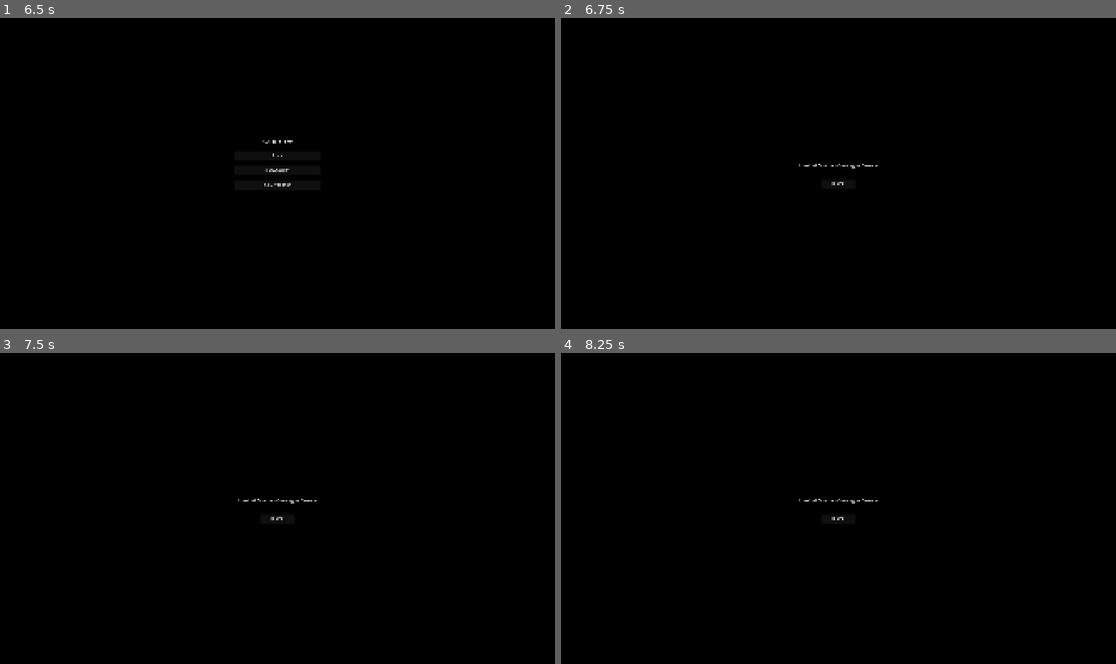
Above: before the commit, frames 1-4 (two rows, left to right).
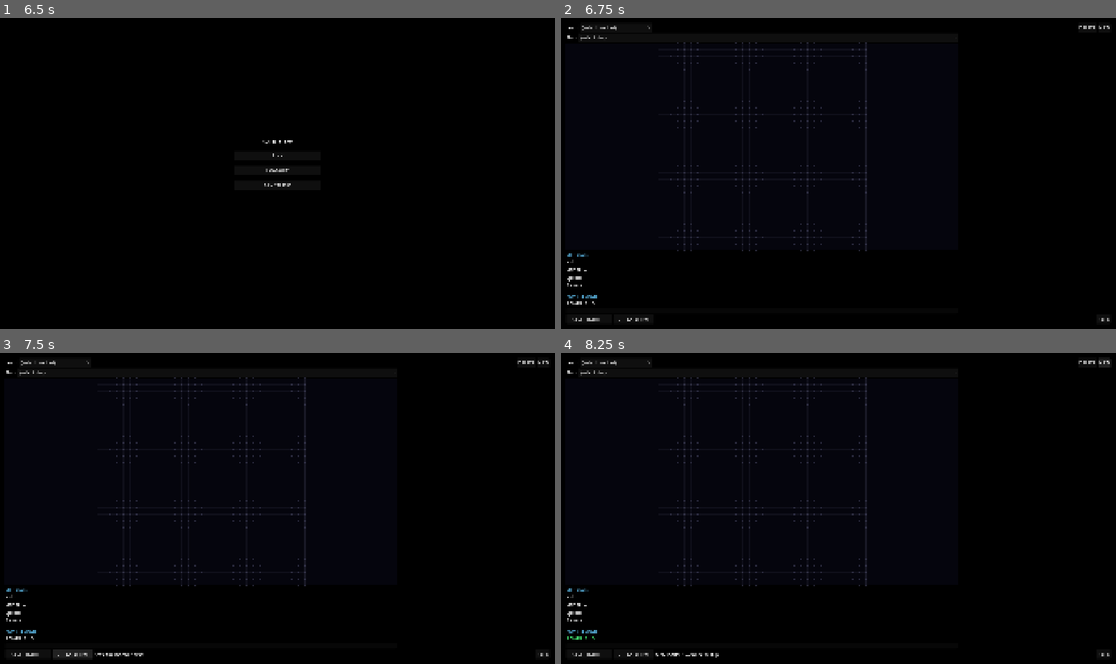
Above: after the commit, the same moments.

Repository: TISMND/synth-fleet
Game: Godot game, scene res://scenes/ui/main_menu.tscn
Same seed, same stepped clock (60 frames per second), same inputs: the game is played once before the commit and once after it.
Inputs (mouse positions are in pixels of both pictures, inside the frame that each line leads up to):
- Up to frame 1 (6.5 s): click "PLAY" at 0.5 s; click "BACK" at 1.25 s; click "PLAY" at 2 s; tap Enter at 2.75, 4.25, 5.75 s; move the mouse to (249, 235) at 2.77 s; click (249, 235) at 2.92 s; tap Space at 3.5, 5 s; move the mouse to (444, 220) at 3.52 s; click (444, 220) at 3.67 s; move the mouse to (111, 126) at 4.27 s; click (111, 126) at 4.42 s; move the mouse to (305, 173) at 5.02 s; click (305, 173) at 5.17 s; move the mouse to (194, 95) at 5.77 s; click (194, 95) at 5.92 s; tap M (return_to_menu) at 6.4 s
- Up to frame 2 (6.75 s): click "LOADOUT" at 6.5 s
- Up to frame 3 (7.5 s): click (72, 654) at 7.25 s, where only the run after the commit has a clickable "SET AS ACTIVE"
- Up to frame 4 (8.25 s): click (1104, 362) at 8 s, where only the run after the commit has a clickable "NEW"

Frame 1 is identical in both runs. In frame 2, 2.9% of the frame differs, in the area x 1-99%, y 2-98%; in frame 3, 3.2%; in frame 4, 3.0%.

Commit message:
Added a loadout screen but claude clearly misunderstood because it's awful. None of the core functionality. About to redo.

Diff:
--- a/scenes/ui/loadout_placeholder.tscn
+++ /dev/null
@@ -1,64 +0,0 @@
-[gd_scene load_steps=2 format=3 uid="uid://loadout_placeholder"]
-
-[sub_resource type="GDScript" id="1"]
-script/source = "extends Control
-
-func _ready() -> void:
-	$BackButton.pressed.connect(_on_back)
-
-func _on_back() -> void:
-	get_tree().change_scene_to_file(\"res://scenes/ui/main_menu.tscn\")
-
-func _input(event: InputEvent) -> void:
-	if event.is_action_pressed(\"return_to_menu\"):
-		_on_back()
-"
-
-[node name="LoadoutPlaceholder" type="Control"]
-layout_mode = 3
-anchors_preset = 15
-anchor_right = 1.0
-anchor_bottom = 1.0
-grow_horizontal = 2
-grow_vertical = 2
-script = SubResource("1")
-
-[node name="Background" type="ColorRect" parent="."]
-layout_mode = 1
-anchors_preset = 15
-anchor_right = 1.0
-anchor_bottom = 1.0
-grow_horizontal = 2
-grow_vertical = 2
-color = Color(0, 0, 0, 1)
-
-[node name="Label" type="Label" parent="."]
-layout_mode = 1
-anchors_preset = 8
-anchor_left = 0.5
-anchor_top = 0.5
-anchor_right = 0.5
-anchor_bottom = 0.5
-offset_left = -200.0
-offset_top = -40.0
-offset_right = 200.0
-offset_bottom = 0.0
-grow_horizontal = 2
-grow_vertical = 2
-text = "Loadout Screen - Coming in Phase 4"
-horizontal_alignment = 1
-
-[node name="BackButton" type="Button" parent="."]
-layout_mode = 1
-anchors_preset = 8
-anchor_left = 0.5
-anchor_top = 0.5
-anchor_right = 0.5
-anchor_bottom = 0.5
-offset_left = -60.0
-offset_top = 20.0
-offset_right = 60.0
-offset_bottom = 50.0
-grow_horizontal = 2
-grow_vertical = 2
-text = "BACK"
--- /dev/null
+++ b/scenes/ui/loadout_screen.tscn
@@ -0,0 +1,33 @@
+[gd_scene load_steps=2 format=3 uid="uid://loadout_screen"]
+
+[ext_resource type="Script" path="res://scripts/ui/loadout_screen.gd" id="1"]
+
+[node name="LoadoutScreen" type="Control"]
+layout_mode = 3
+anchors_preset = 15
+anchor_right = 1.0
+anchor_bottom = 1.0
+grow_horizontal = 2
+grow_vertical = 2
+
+[node name="Background" type="ColorRect" parent="."]
+layout_mode = 1
+anchors_preset = 15
+anchor_right = 1.0
+anchor_bottom = 1.0
+grow_horizontal = 2
+grow_vertical = 2
+color = Color(0, 0, 0, 1)
+
+[node name="Content" type="MarginContainer" parent="."]
+layout_mode = 1
+anchors_preset = 15
+anchor_right = 1.0
+anchor_bottom = 1.0
+grow_horizontal = 2
+grow_vertical = 2
+theme_override_constants/margin_left = 20
+theme_override_constants/margin_top = 20
+theme_override_constants/margin_right = 20
+theme_override_constants/margin_bottom = 20
+script = ExtResource("1")
--- /dev/null
+++ b/scripts/ui/loadout_screen.gd
@@ -0,0 +1,550 @@
+extends MarginContainer
+## Loadout Screen — select ship, assign weapons to hardpoints, manage power budget.
+
+# UI references
+var _load_button: OptionButton
+var _ship_selector: OptionButton
+var _canvas: ShipCanvas
+var _hull_label: Label
+var _shield_label: Label
+var _speed_label: Label
+var _generator_label: Label
+var _power_budget_label: Label
+var _power_bar: ProgressBar
+var _hardpoint_list: VBoxContainer
+var _status_label: Label
+var _save_button: Button
+var _set_active_button: Button
+var _delete_button: Button
+
+# State
+var _current_id: String = ""
+var _current_ship: ShipData = null
+var _weapon_ids: Array[String] = []
+var _weapon_cache: Dictionary = {}
+var _hp_weapon_selectors: Dictionary = {}
+var _hp_info_containers: Dictionary = {}
+
+
+func _ready() -> void:
+	_build_ui()
+	_cache_weapons()
+	_refresh_load_list()
+	_refresh_ship_list()
+
+
+func _cache_weapons() -> void:
+	_weapon_ids = WeaponDataManager.list_ids()
+	_weapon_cache.clear()
+	for wid in _weapon_ids:
+		var w: WeaponData = WeaponDataManager.load_by_id(wid)
+		if w:
+			_weapon_cache[wid] = w
+
+
+func _build_ui() -> void:
+	var root := VBoxContainer.new()
+	root.size_flags_horizontal = Control.SIZE_EXPAND_FILL
+	root.size_flags_vertical = Control.SIZE_EXPAND_FILL
+	add_child(root)
+
+	# Top bar — load/delete/new
+	var top_bar := HBoxContainer.new()
+	root.add_child(top_bar)
+
+	var load_label := Label.new()
+	load_label.text = "Load:"
+	top_bar.add_child(load_label)
+
+	_load_button = OptionButton.new()
+	_load_button.custom_minimum_size.x = 250
+	_load_button.item_selected.connect(_on_load_selected)
+	top_bar.add_child(_load_button)
+
+	var spacer := Control.new()
+	spacer.size_flags_horizontal = Control.SIZE_EXPAND_FILL
+	top_bar.add_child(spacer)
+
+	_delete_button = Button.new()
+	_delete_button.text = "DELETE"
+	_delete_button.pressed.connect(_on_delete)
+	top_bar.add_child(_delete_button)
+
+	var new_btn := Button.new()
+	new_btn.text = "NEW"
+	new_btn.pressed.connect(_on_new)
+	top_bar.add_child(new_btn)
+
+	# Main split
+	var split := HSplitContainer.new()
+	split.size_flags_vertical = Control.SIZE_EXPAND_FILL
+	split.split_offset = 420
+	root.add_child(split)
+
+	# Left panel
+	var left_vbox := VBoxContainer.new()
+	left_vbox.size_flags_horizontal = Control.SIZE_EXPAND_FILL
+	left_vbox.size_flags_vertical = Control.SIZE_EXPAND_FILL
+	split.add_child(left_vbox)
+
+	# Ship selector row
+	var ship_row := HBoxContainer.new()
+	left_vbox.add_child(ship_row)
+
+	var ship_label := Label.new()
+	ship_label.text = "Ship:"
+	ship_row.add_child(ship_label)
+
+	_ship_selector = OptionButton.new()
+	_ship_selector.size_flags_horizontal = Control.SIZE_EXPAND_FILL
+	_ship_selector.item_selected.connect(_on_ship_selected)
+	ship_row.add_child(_ship_selector)
+
+	# Ship canvas (read-only)
+	var canvas_panel := PanelContainer.new()
+	canvas_panel.size_flags_horizontal = Control.SIZE_EXPAND_FILL
+	canvas_panel.size_flags_vertical = Control.SIZE_EXPAND_FILL
+	left_vbox.add_child(canvas_panel)
+
+	_canvas = ShipCanvas.new()
+	_canvas.size_flags_horizontal = Control.SIZE_EXPAND_FILL
+	_canvas.size_flags_vertical = Control.SIZE_EXPAND_FILL
+	_canvas.mouse_filter = Control.MOUSE_FILTER_IGNORE
+	canvas_panel.add_child(_canvas)
+
+	# Ship stats section
+	_add_section_header(left_vbox, "SHIP STATS")
+
+	_hull_label = Label.new()
+	_hull_label.text = "Hull: —"
+	left_vbox.add_child(_hull_label)
+
+	_shield_label = Label.new()
+	_shield_label.text = "Shield: —"
+	left_vbox.add_child(_shield_label)
+
+	_speed_label = Label.new()
+	_speed_label.text = "Speed: —"
+	left_vbox.add_child(_speed_label)
+
+	_generator_label = Label.new()
+	_generator_label.text = "Generator: —"
+	left_vbox.add_child(_generator_label)
+
+	_add_separator(left_vbox)
+
+	# Power budget section
+	_add_section_header(left_vbox, "POWER BUDGET")
+
+	_power_budget_label = Label.new()
+	_power_budget_label.text = "POWER: 0 / 0"
+	left_vbox.add_child(_power_budget_label)
+
+	_power_bar = ProgressBar.new()
+	_power_bar.custom_minimum_size.y = 20
+	_power_bar.max_value = 1
+	_power_bar.value = 0
+	_power_bar.show_percentage = false
+	left_vbox.add_child(_power_bar)
+
+	# Right panel — hardpoint list
+	var right_scroll := ScrollContainer.new()
+	right_scroll.size_flags_horizontal = Control.SIZE_EXPAND_FILL
+	right_scroll.size_flags_vertical = Control.SIZE_EXPAND_FILL
+	right_scroll.horizontal_scroll_mode = ScrollContainer.SCROLL_MODE_DISABLED
+	split.add_child(right_scroll)
+
+	_hardpoint_list = VBoxContainer.new()
+	_hardpoint_list.size_flags_horizontal = Control.SIZE_EXPAND_FILL
+	right_scroll.add_child(_hardpoint_list)
+
+	# Bottom bar
+	var bottom_bar := HBoxContainer.new()
+	root.add_child(bottom_bar)
+
+	_save_button = Button.new()
+	_save_button.text = "SAVE LOADOUT"
+	_save_button.custom_minimum_size.x = 160
+	_save_button.pressed.connect(_on_save)
+	bottom_bar.add_child(_save_button)
+
+	_set_active_button = Button.new()
+	_set_active_button.text = "SET AS ACTIVE"
+	_set_active_button.custom_minimum_size.x = 140
+	_set_active_button.pressed.connect(_on_set_active)
+	bottom_bar.add_child(_set_active_button)
+
+	_status_label = Label.new()
+	_status_label.size_flags_horizontal = Control.SIZE_EXPAND_FILL
+	_status_label.text = ""
+	bottom_bar.add_child(_status_label)
+
+	var bottom_spacer := Control.new()
+	bottom_spacer.size_flags_horizontal = Control.SIZE_EXPAND_FILL
+	bottom_bar.add_child(bottom_spacer)
+
+	var back_btn := Button.new()
+	back_btn.text = "BACK"
+	back_btn.pressed.connect(_on_back)
+	bottom_bar.add_child(back_btn)
+
+
+# ── Ship Selection ───────────────────────────────────────────
+
+func _refresh_ship_list() -> void:
+	_ship_selector.clear()
+	_ship_selector.add_item("(select ship)")
+	var ids: Array[String] = ShipDataManager.list_ids()
+	for id in ids:
+		_ship_selector.add_item(id)
+
+
+func _on_ship_selected(idx: int) -> void:
+	if idx <= 0:
+		_current_ship = null
+		_canvas.set_lines([])
+		_canvas.set_hardpoints([])
+		_update_stats_display()
+		_rebuild_hardpoint_panel()
+		_update_power_budget()
+		return
+	var id: String = _ship_selector.get_item_text(idx)
+	var ship: ShipData = ShipDataManager.load_by_id(id)
+	if not ship:
+		_status_label.text = "Failed to load ship: " + id
+		return
+	_current_ship = ship
+	_update_ship_preview()
+	_update_stats_display()
+	_rebuild_hardpoint_panel()
+	_update_power_budget()
+
+
+func _update_ship_preview() -> void:
+	if not _current_ship:
+		return
+	_canvas.set_grid_size(_current_ship.grid_size)
+	_canvas.set_lines(_current_ship.lines.duplicate(true))
+	_canvas.set_hardpoints(_current_ship.hardpoints.duplicate(true))
+
+
+func _update_stats_display() -> void:
+	if not _current_ship:
+		_hull_label.text = "Hull: —"
+		_shield_label.text = "Shield: —"
+		_speed_label.text = "Speed: —"
+		_generator_label.text = "Generator: —"
+		return
+	var stats: Dictionary = _current_ship.stats
+	_hull_label.text = "Hull: " + str(int(stats.get("hull_max", 100)))
+	_shield_label.text = "Shield: " + str(int(stats.get("shield_max", 50)))
+	_speed_label.text = "Speed: " + str(int(stats.get("speed", 400)))
+	_generator_label.text = "Generator: " + str(int(stats.get("generator_power", 10)))
+
+
+# ── Hardpoint Panel ──────────────────────────────────────────
+
+func _rebuild_hardpoint_panel() -> void:
+	# Clear old children
+	for child in _hardpoint_list.get_children():
+		child.queue_free()
+	_hp_weapon_selectors.clear()
+	_hp_info_containers.clear()
+
+	if not _current_ship:
+		return
+
+	if _current_ship.hardpoints.size() == 0:
+		var no_hp_label := Label.new()
+		no_hp_label.text = "This ship has no hardpoints"
+		no_hp_label.add_theme_color_override("font_color", Color(0.6, 0.6, 0.6))
+		_hardpoint_list.add_child(no_hp_label)
+		return
+
+	_add_section_header(_hardpoint_list, "HARDPOINTS")
+
+	for hp in _current_ship.hardpoints:
+		var hp_id: String = str(hp.get("id", ""))
+		var hp_label_text: String = str(hp.get("label", hp_id))
+		var dir_deg: float = float(hp.get("direction_deg", 0.0))
+
+		# Selector row
+		var row := HBoxContainer.new()
+		_hardpoint_list.add_child(row)
+
+		var label := Label.new()
+		label.text = "[" + hp_id + "] " + hp_label_text + " (" + str(int(dir_deg)) + "°)"
+		label.custom_minimum_size.x = 160
+		row.add_child(label)
+
+		var selector := OptionButton.new()
+		selector.size_flags_horizontal = Control.SIZE_EXPAND_FILL
+		selector.add_item("(none)")
+		for wid in _weapon_ids:
+			var w: WeaponData = _weapon_cache.get(wid)
+			if w:
+				selector.add_item(w.id)
+			else:
+				selector.add_item(wid)
+		var bound_hp_id: String = hp_id
+		selector.item_selected.connect(func(sel_idx: int) -> void:
+			_on_weapon_selected_for_hp(bound_hp_id, sel_idx)
+		)
+		row.add_child(selector)
+		_hp_weapon_selectors[hp_id] = selector
+
+		# Weapon info row (hidden by default)
+		var info_row := HBoxContainer.new()
+		info_row.visible = false
+		_hardpoint_list.add_child(info_row)
+		_hp_info_containers[hp_id] = info_row
+
+		_add_separator(_hardpoint_list)
+
+
+func _on_weapon_selected_for_hp(hp_id: String, idx: int) -> void:
+	var info_row: HBoxContainer = _hp_info_containers.get(hp_id)
+	if not info_row:
+		return
+
+	# Clear info row
+	for child in info_row.get_children():
+		child.queue_free()
+
+	if idx <= 0:
+		info_row.visible = false
+		_update_power_budget()
+		return
+
+	var selector: OptionButton = _hp_weapon_selectors.get(hp_id)
+	if not selector:
+		return
+	var wid: String = selector.get_item_text(idx)
+	var w: WeaponData = _weapon_cache.get(wid)
+	if not w:
+		info_row.visible = false
+		_update_power_budget()
+		return
+
+	info_row.visible = true
+
+	# Color swatch
+	var swatch := ColorRect.new()
+	swatch.custom_minimum_size = Vector2(20, 20)
+	swatch.color = Color(w.color)
+	info_row.add_child(swatch)
+
+	var power_lbl := Label.new()
+	power_lbl.text = "  Power: " + str(w.power_cost)
+	info_row.add_child(power_lbl)
+
+	var dmg_lbl := Label.new()
+	dmg_lbl.text = "  Dmg: " + str(w.damage)
+	info_row.add_child(dmg_lbl)
+
+	var pattern_lbl := Label.new()
+	pattern_lbl.text = "  Pattern: " + w.fire_pattern
+	info_row.add_child(pattern_lbl)
+
+	_update_power_budget()
+
+
+# ── Power Budget ─────────────────────────────────────────────
+
+func _update_power_budget() -> void:
+	var total_power: int = 0
+	var max_power: int = 0
+
+	if _current_ship:
+		max_power = int(_current_ship.stats.get("generator_power", 10))
+
+	for hp_id in _hp_weapon_selectors:
+		var selector: OptionButton = _hp_weapon_selectors[hp_id]
+		if selector.selected > 0:
+			var wid: String = selector.get_item_text(selector.selected)
+			var w: WeaponData = _weapon_cache.get(wid)
+			if w:
+				total_power += w.power_cost
+
+	_power_budget_label.text = "POWER: " + str(total_power) + " / " + str(max_power)
+
+	if max_power > 0:
+		_power_bar.max_value = max_power
+		_power_bar.value = total_power
+	else:
+		_power_bar.max_value = 1
+		_power_bar.value = 0
+
+	# Color feedback
+	if total_power > max_power:
+		var red_style := StyleBoxFlat.new()
+		red_style.bg_color = Color(0.8, 0.15, 0.15)
+		_power_bar.add_theme_stylebox_override("fill", red_style)
+		_power_budget_label.add_theme_color_override("font_color", Color(1.0, 0.3, 0.3))
+	else:
+		var green_style := StyleBoxFlat.new()
+		green_style.bg_color = Color(0.15, 0.7, 0.3)
+		_power_bar.add_theme_stylebox_override("fill", green_style)
+		_power_budget_label.add_theme_color_override("font_color", Color(0.3, 1.0, 0.5))
+
+
+# ── Save / Load / Delete ────────────────────────────────────
+
+func _collect_loadout_data() -> Dictionary:
+	var assignments: Dictionary = {}
+	for hp_id in _hp_weapon_selectors:
+		var selector: OptionButton = _hp_weapon_selectors[hp_id]
+		var weapon_id: String = ""
+		if selector.selected > 0:
+			weapon_id = selector.get_item_text(selector.selected)
+		assignments[hp_id] = {
+			"weapon_id": weapon_id,
+			"stages": [],
+		}
+	var ship_id: String = ""
+	if _current_ship:
+		ship_id = _current_ship.id
+	return {
+		"ship_id": ship_id,
+		"hardpoint_assignments": assignments,
+	}
+
+
+func _on_save() -> void:
+	if not _current_ship:
+		_status_label.text = "Select a ship first!"
+		return
+	if _current_id == "":
+		_current_id = _generate_id(_current_ship.display_name)
+	var data: Dictionary = _collect_loadout_data()
+	LoadoutDataManager.save(_current_id, data)
+	_status_label.text = "Saved: " + _current_id
+	_refresh_load_list()
+
+
+func _on_set_active() -> void:
+	if _current_id == "":
+		_status_label.text = "Save the loadout first!"
+		return
+	GameState.current_loadout_id = _current_id
+	GameState.save_game()
+	_status_label.text = "Active loadout set: " + _current_id
+
+
+func _on_load_selected(idx: int) -> void:
+	if idx <= 0:
+		return
+	var id: String = _load_button.get_item_text(idx)
+	var loadout: LoadoutData = LoadoutDataManager.load_by_id(id)
+	if not loadout:
+		_status_label.text = "Failed to load: " + id
+		return
+	_current_id = id
+	_populate_from_loadout(loadout)
+	_status_label.text = "Loaded: " + id
+
+
+func _populate_from_loadout(loadout: LoadoutData) -> void:
+	# Find and select ship
+	var ship_id: String = loadout.ship_id
+	var found_ship: bool = false
+	for i in _ship_selector.item_count:
+		if _ship_selector.get_item_text(i) == ship_id:
+			_ship_selector.selected = i
+			_on_ship_selected(i)
+			found_ship = true
+			break
+	if not found_ship:
+		_status_label.text = "Ship not found: " + ship_id
+		return
+
+	# Set weapon selectors per hardpoint
+	var assignments: Dictionary = loadout.hardpoint_assignments
+	for hp_id in assignments:
+		var assignment: Dictionary = assignments[hp_id]
+		var weapon_id: String = str(assignment.get("weapon_id", ""))
+		if weapon_id == "":
+			continue
+		var selector: OptionButton = _hp_weapon_selectors.get(hp_id)
+		if not selector:
+			continue
+		# Find weapon in selector
+		var found_weapon: bool = false
+		for i in selector.item_count:
+			if selector.get_item_text(i) == weapon_id:
+				selector.selected = i
+				_on_weapon_selected_for_hp(hp_id, i)
+				found_weapon = true
+				break
+		if not found_weapon:
+			_status_label.text = "Warning: weapon '" + weapon_id + "' not found"
+
+
+func _on_delete() -> void:
+	if _current_id == "":
+		_status_label.text = "No loadout loaded to delete."
+		return
+	LoadoutDataManager.delete(_current_id)
+	_status_label.text = "Deleted: " + _current_id
+	_current_id = ""
+	_on_new()
+	_refresh_load_list()
+
+
+func _on_new() -> void:
+	_current_id = ""
+	_current_ship = null
+	_ship_selector.selected = 0
+	_canvas.set_lines([])
+	_canvas.set_hardpoints([])
+	_canvas.set_grid_size(Vector2i(32, 32))
+	_update_stats_display()
+	_rebuild_hardpoint_panel()
+	_update_power_budget()
+	_status_label.text = "New loadout — select a ship."
+
+
+func _refresh_load_list() -> void:
+	_load_button.clear()
+	_load_button.add_item("(select loadout)")
+	var ids: Array[String] = LoadoutDataManager.list_ids()
+	for id in ids:
+		_load_button.add_item(id)
+
+
+func _on_back() -> void:
+	get_tree().change_scene_to_file("res://scenes/ui/main_menu.tscn")
+
+
+func _input(event: InputEvent) -> void:
+	if event.is_action_pressed("return_to_menu"):
+		_on_back()
+
+
+func _generate_id(display_name: String) -> String:
+	var base: String = display_name.strip_edges().to_lower().replace(" ", "_")
+	var valid_chars: String = "abcdefghijklmnopqrstuvwxyz0123456789_"
+	var clean: String = ""
+	for c in base:
+		if valid_chars.contains(c):
+			clean += c
+	if clean == "":
+		clean = str(randi() % 10000)
+	return "loadout_" + clean + "_" + str(randi() % 10000)
+
+
+# ── UI Helpers ───────────────────────────────────────────────
+
+func _add_section_header(parent: Control, text: String) -> Label:
+	var label := Label.new()
+	label.text = text
+	label.add_theme_color_override("font_color", Color(0.4, 0.8, 1.0))
+	label.add_theme_font_size_override("font_size", 14)
+	parent.add_child(label)
+	return label
+
+
+func _add_separator(parent: Control) -> void:
+	var sep := HSeparator.new()
+	sep.add_theme_constant_override("separation", 8)
+	parent.add_child(sep)
--- a/scripts/ui/main_menu.gd
+++ b/scripts/ui/main_menu.gd
@@ -13,7 +13,7 @@
 
 
 func _on_loadout() -> void:
-	get_tree().change_scene_to_file("res://scenes/ui/loadout_placeholder.tscn")
+	get_tree().change_scene_to_file("res://scenes/ui/loadout_screen.tscn")
 
 
 func _on_dev_studio() -> void:
